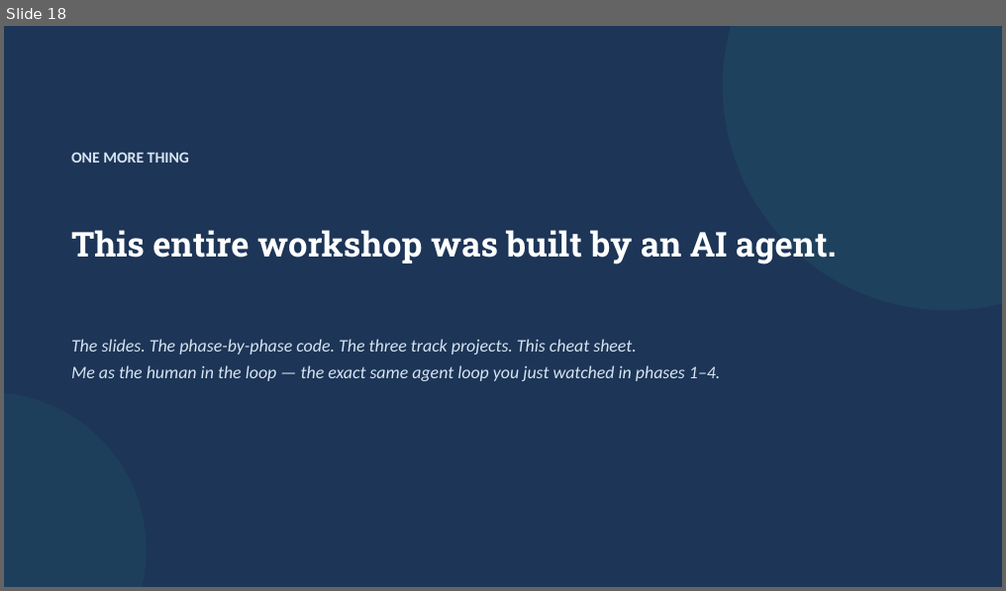
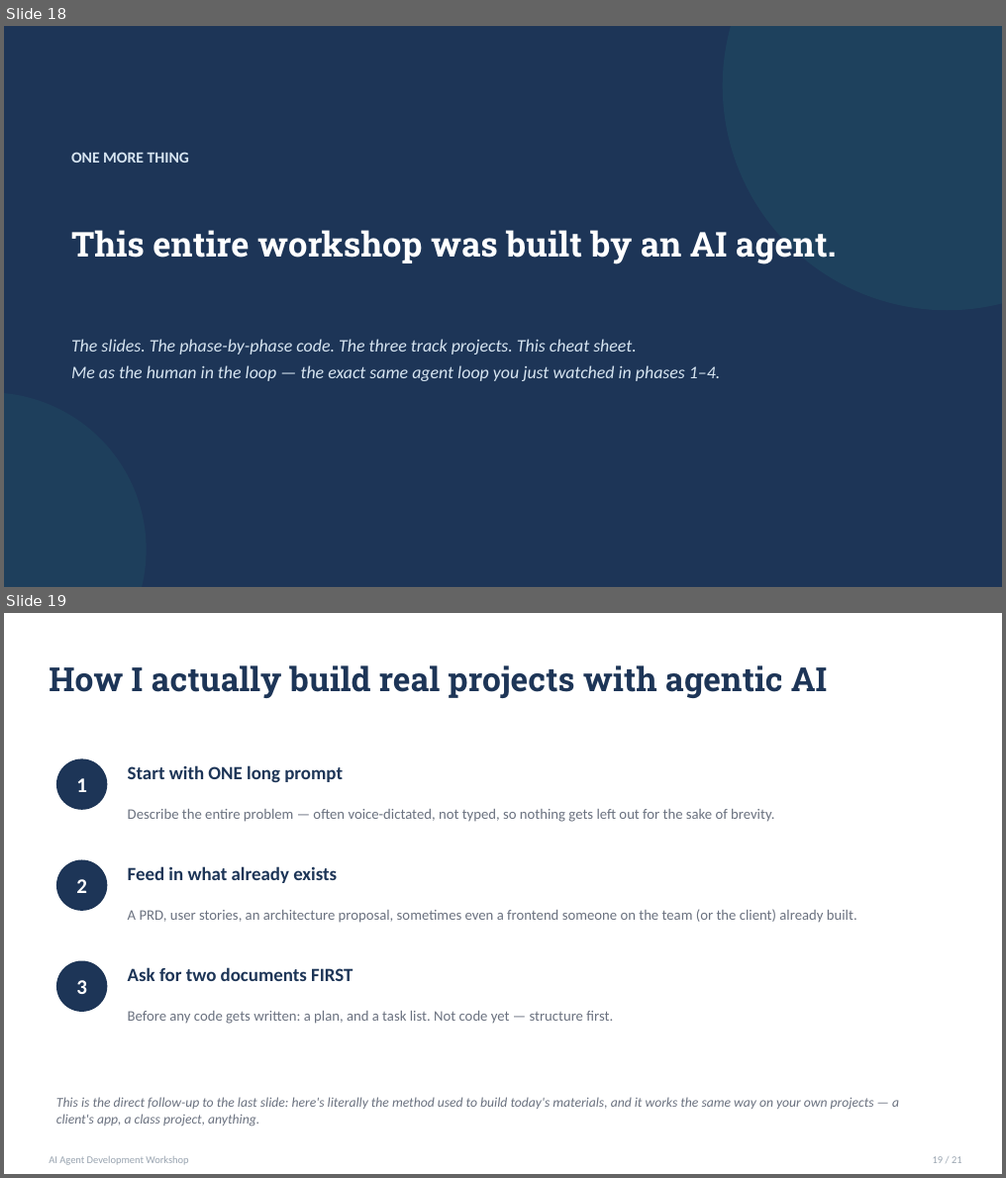
Before and after one commit to luisfelipehernandezmora/Agentic_AI_Workshop_with_LangChain, a slide deck: slides/AI_Agent_Workshop_Slides.pptx. Shown one above the other, each under a label of ours: slide 18 before the commit, slides 18 and 19 after it. The pictures are 1006x591 and 1006x1178 pixels, drawn with LibreOffice and Linux fonts; fonts in the diff are those of the drawing. Boxes give left, top, right and bottom in pixels: in the first picture for what was removed or moved away, otherwise in the second. Text is boxed around its words. In the diff, an @@ line names an element or a change of style, - is before the commit and + after.

```diff
--- a/slides/AI_Agent_Workshop_Slides.pptx
+++ b/slides/AI_Agent_Workshop_Slides.pptx
@@ slide 19 added at bbox=[4, 613, 1002, 1174], background #FFFFFF @@
@@ text added at bbox=[49, 665, 828, 698], 32 pt, text #1D3557, bold @@
+How I actually build real projects with agentic AI
@@ ellipse added at bbox=[56, 759, 107, 810], fill #1D3557 @@
@@ text added at bbox=[76, 778, 87, 792], 20 pt, text #FFFFFF, bold @@
+1
@@ text added at bbox=[128, 765, 343, 783], 18 pt, text #1D3557, bold @@
+Start with ONE long prompt
@@ text added at bbox=[128, 809, 774, 822], 14 pt, text #6B7280 @@
+Describe the entire problem — often voice-dictated, not typed, so nothing gets left out for the sake of brevity.
@@ ellipse added at bbox=[56, 861, 107, 911], fill #1D3557 @@
@@ text added at bbox=[76, 879, 87, 893], 20 pt, text #FFFFFF, bold @@
+2
@@ text added at bbox=[128, 866, 337, 883], 18 pt, text #1D3557, bold @@
+Feed in what already exists
@@ text added at bbox=[128, 909, 857, 923], 14 pt, text #6B7280 @@
+A PRD, user stories, an architecture proposal, sometimes even a frontend someone on the team (or the client) already built.
@@ ellipse added at bbox=[56, 961, 107, 1012], fill #1D3557 @@
@@ text added at bbox=[128, 967, 352, 981], 18 pt, text #1D3557, bold @@
+Ask for two documents FIRST
@@ text added at bbox=[76, 980, 87, 994], 20 pt, text #FFFFFF, bold @@
+3
@@ text added at bbox=[128, 1011, 613, 1024], 14 pt, text #6B7280 @@
+Before any code gets written: a plan, and a task list. Not code yet — structure first.
@@ text added at bbox=[56, 1097, 899, 1127], 13 pt, text #6B7280, italic @@
+This is the direct follow-up to the last slide: here's literally the method used to build today's materials, and it works the same way on your own projects — a client's app, a class project, anything.
@@ text added at bbox=[49, 1157, 188, 1165], 10 pt, text #9AA5B1 @@
+AI Agent Development Workshop
@@ text added at bbox=[933, 1157, 962, 1163], 10 pt, text #9AA5B1 @@
+19 / 21
```
Also in this commit, not shown: 17 slides changed, 1 other slide added, 2 other files.
